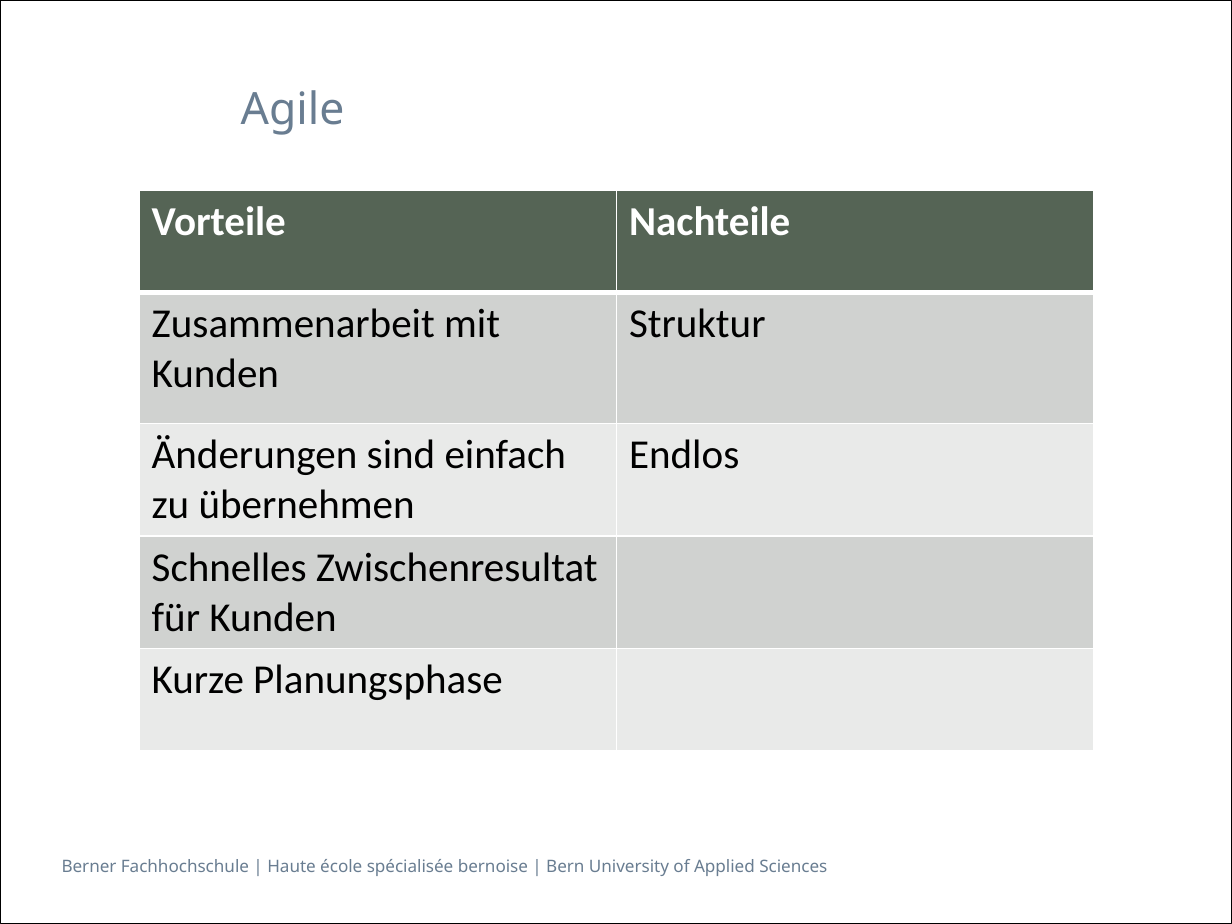
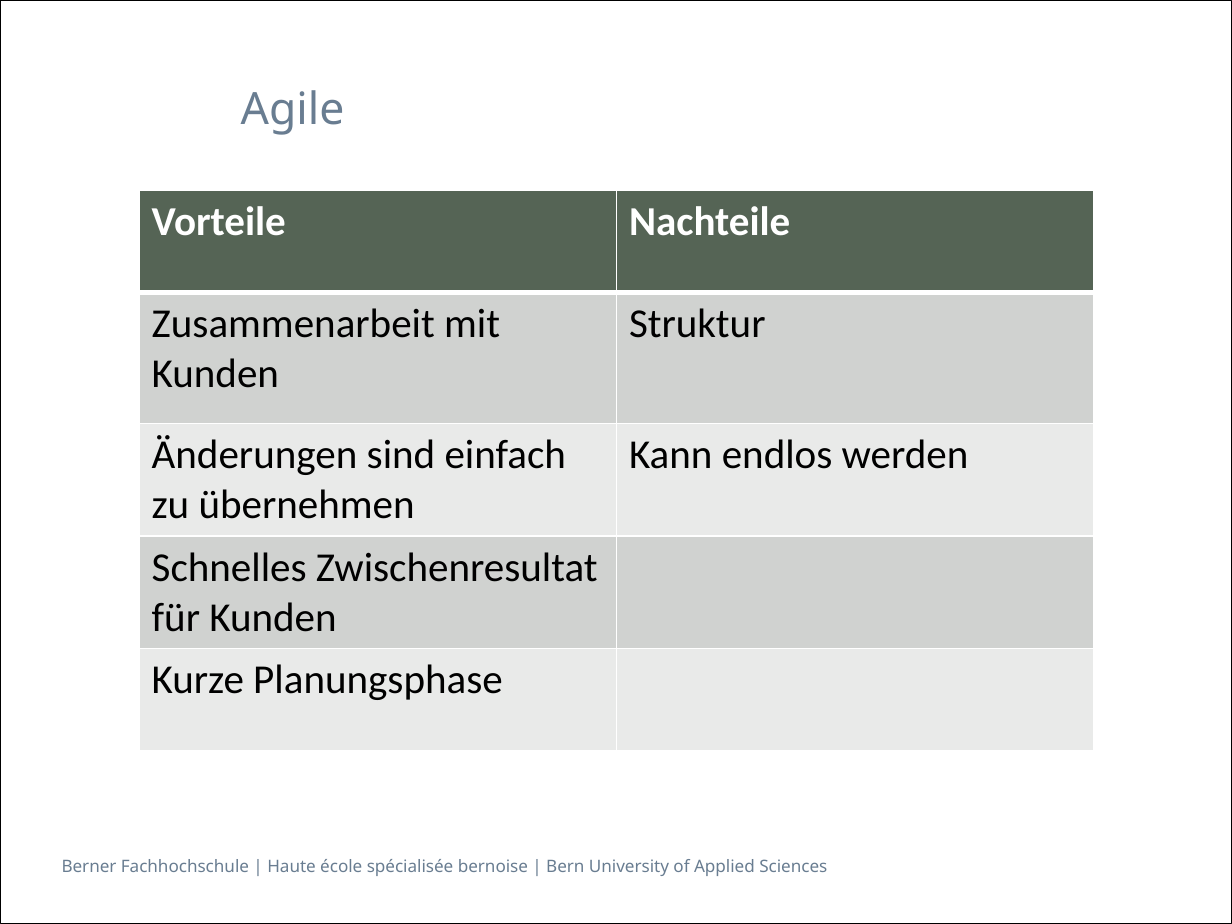
Before and after one commit to isels1/ch.bfh.btx8081.w2015.blue, a slide deck: slide 3 of doc/task02/Task2.pptx. Drawn at 1232x924 pixels with LibreOffice and Linux fonts; fonts in the diff are those of the drawing. Boxes give left, top, right and bottom in pixels: in the first picture for what was removed or moved away, otherwise in the second. Text is boxed around its words. In the diff, an @@ line names an element or a change of style, - is before the commit and + after.

```diff
--- a/doc/task02/Task2.pptx
+++ b/doc/task02/Task2.pptx
@@ table at box(139, 190, 1095, 731) @@
-row 3, column 2: Endlos
+row 3, column 2: Kann endlos werden
```
Also in this commit, not shown: 3 other slides changed.
